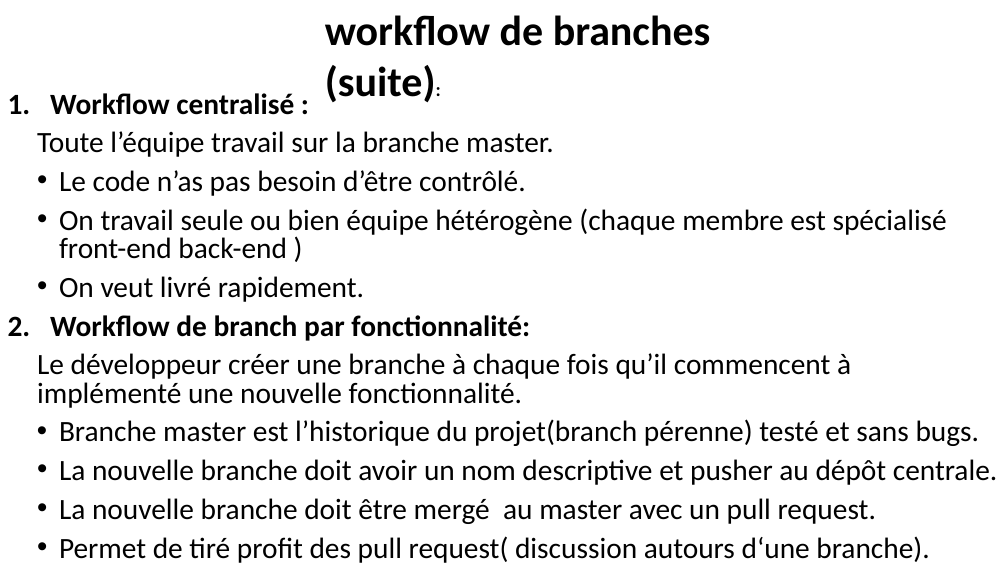
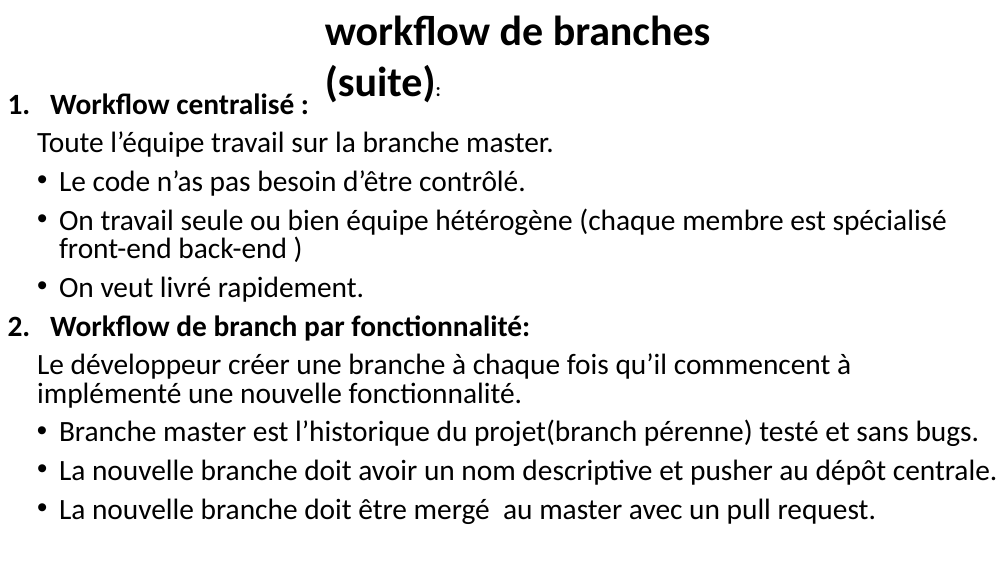
Before and after one commit to belakebiboussad/form, a slide deck: slide 16 of Formation Git.pptx. Drawn at 1008x567 pixels with LibreOffice and Linux fonts; fonts in the diff are those of the drawing. Boxes give left, top, right and bottom in pixels: in the first picture for what was removed or moved away, otherwise in the second. Text is boxed around its words. In the diff, an @@ line names an element or a change of style, - is before the commit and + after.

```diff
--- a/Formation Git.pptx
+++ b/Formation Git.pptx
@@ text at [59, 536, 929, 563]: paragraph removed @@
-• Permet de tiré profit des pull request( discussion autours d‘une branche).
```
Also in this commit, not shown: 2 other slides changed, 1 slide removed.
